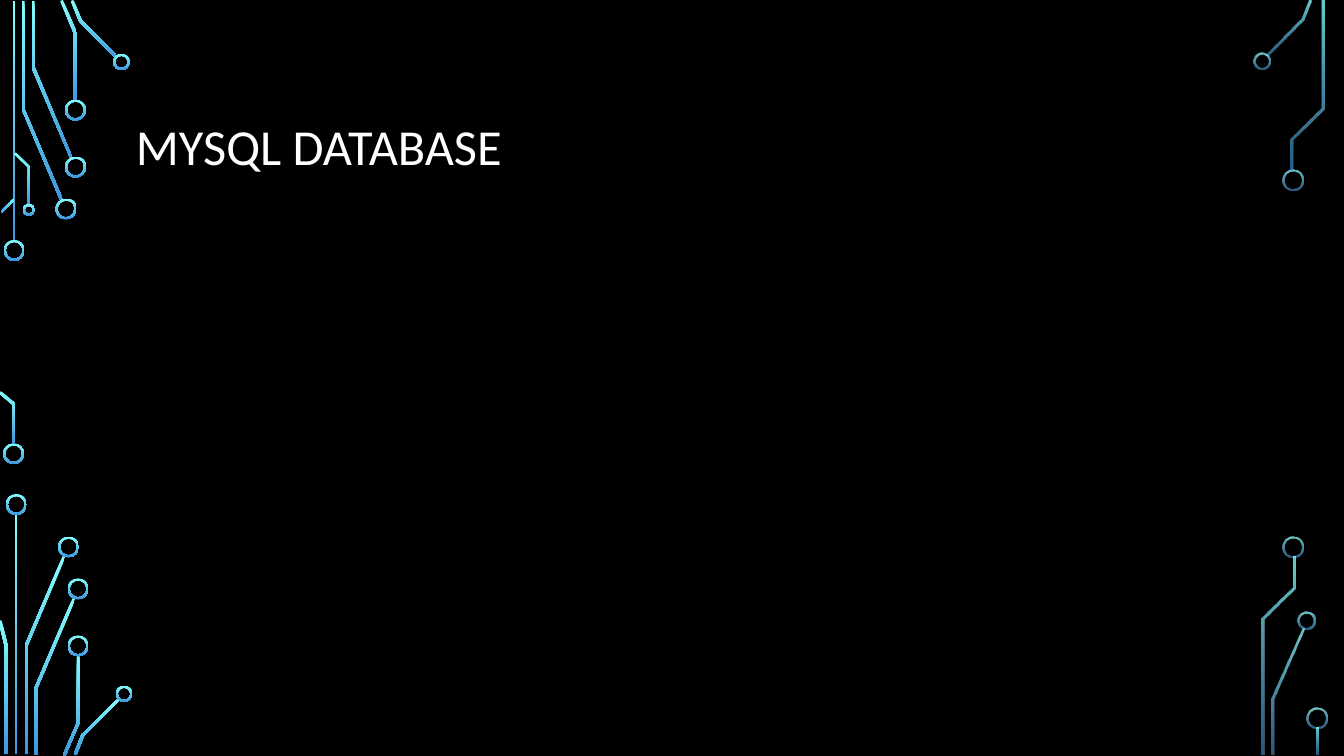
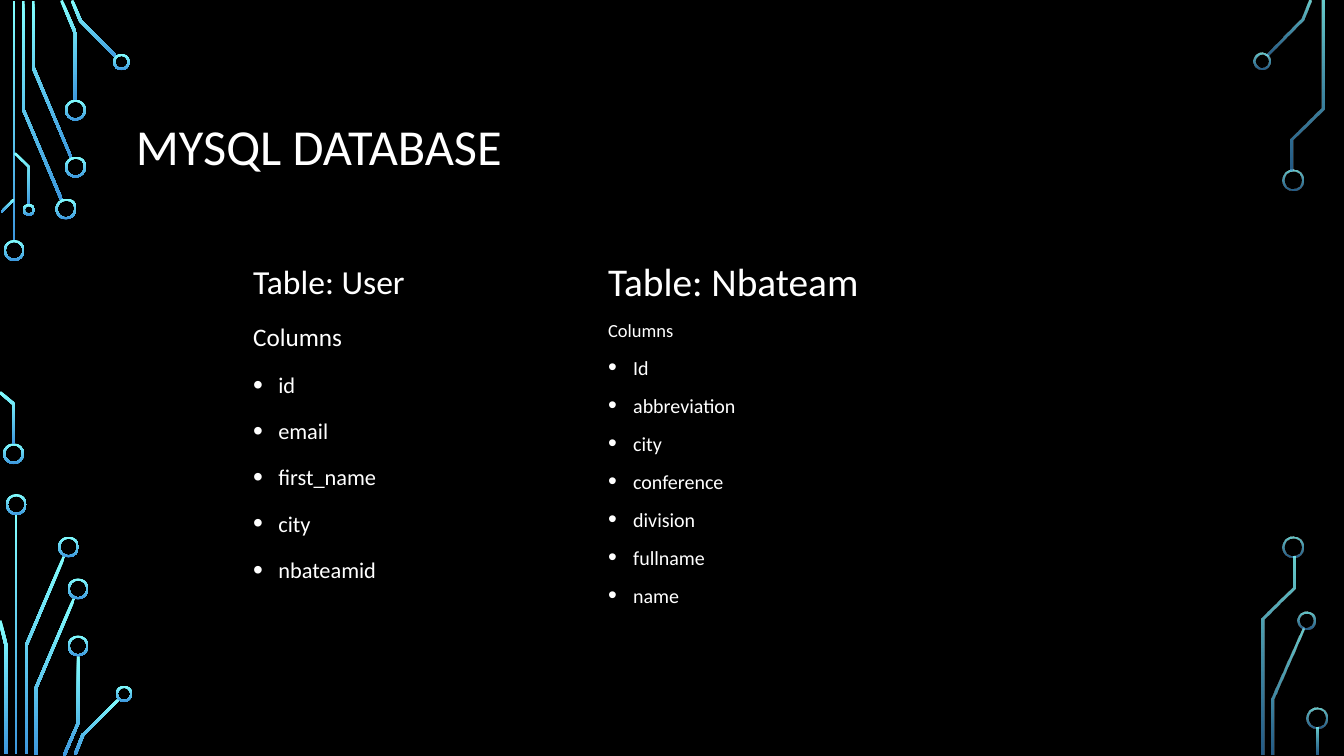
Before and after one commit to damkalan-ntua/damkalanfinalproject, a slide deck: slide 4 of docs/damkalan- Εργασια ΝΒΑ api.pptx. Drawn at 1344x756 pixels with LibreOffice and Linux fonts; fonts in the diff are those of the drawing; background and template pictures are left out. Boxes give left, top, right and bottom in pixels: in the first picture for what was removed or moved away, otherwise in the second. Text is boxed around its words. In the diff, an @@ line names an element or a change of style, - is before the commit and + after.

Commit message:
updated Powerpoint

```diff
--- a/docs/damkalan- Εργασια ΝΒΑ api.pptx
+++ b/docs/damkalan- Εργασια ΝΒΑ api.pptx
@@ text added at (608,268,858,603), 14.3 pt, text #FFFFFF @@
+Table: Nbateam
+Columns
+• Id
+• abbreviation
+• city
+• conference
+• division
+• fullname
+• name
@@ text added at (253,270,405,578), 16 pt, text #FFFFFF @@
+Table: User
+Columns
+• id
+• email
+• first_name
+• city
+• nbateamid
```
Also in this commit, not shown: 2 slides removed.
